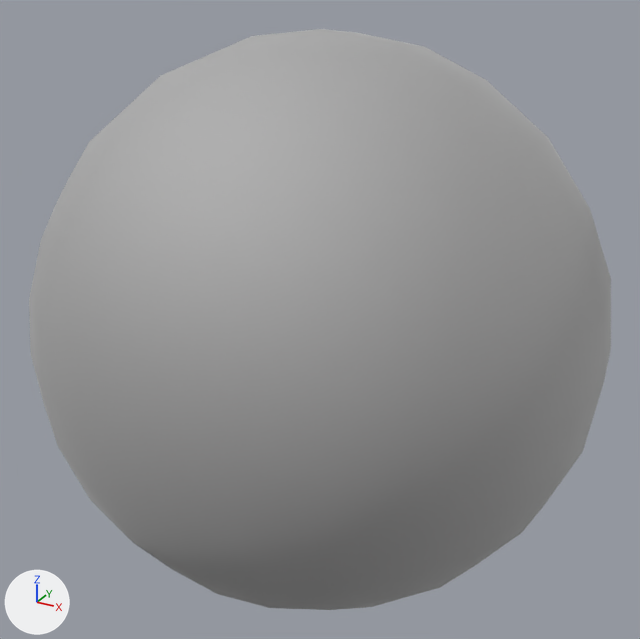
An edit to the FBX model Assets/Models/Props/TennisBall.fbx, drawn before and after from the same camera.
The view is the same before and after, from a camera (50 mm lens) standing at (0.182, -0.4591, 0.0426) and looking at (0.1352, -0.3741, 0.0001). Lighting does not change. The marker at lower left points along +X, +Y and +Z. Where no turn or scale is listed for an object, it has been applied to the vertices.

Script lines for the objects in view, before the commit:
```python
mat_tennisball = principled_material('TennisBall')
mat_tennisball.base_color = (0.588, 0.588, 0.588)  # light grey #cacaca
mat_tennisball.metallic = 1.0
mat_tennisball.roughness = 0.859
me_tennisball = bpy.data.meshes.new('TennisBall')
me_tennisball.from_pydata(...)  # 218 vertices, 432 faces; spans x -0.0332..0.0332, y -0.0332..0.0332, z -0.0332..0.0332
me_tennisball.materials.append(mat_tennisball)  # light grey #cacaca
ob_tenisball = bpy.data.objects.new('TenisBall', me_tennisball)
ob_tenisball.location = (0.1353, -0.374, 0.0)
```
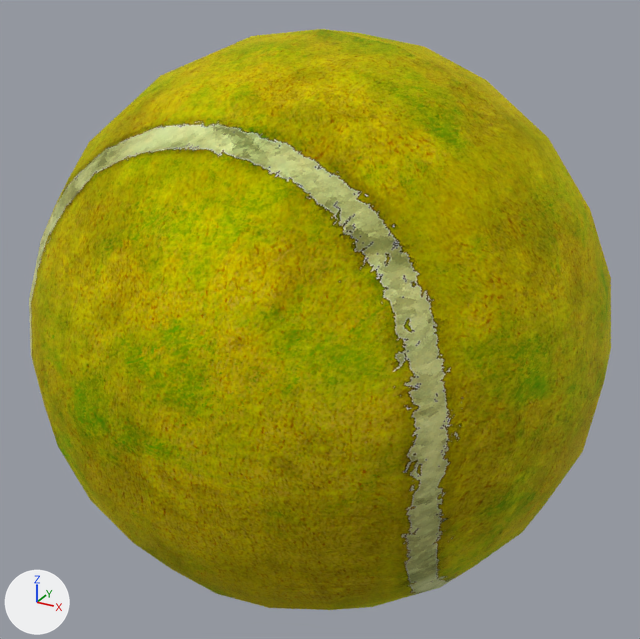
The newer file is also turned or shifted as a whole; pictures and numbers use the older file's frame.

The change, as a diff of the scene's bpy script:
```diff
--- a/Assets/Models/Props/TennisBall.fbx.py
+++ b/Assets/Models/Props/TennisBall.fbx.py
@@ img_tennisball_b_png @@
+img_tennisball_b_png = load_image('TennisBall_B.png', '../../Textures/TennisBall_B.png', 1024, 1024, 'sRGB')
@@ mat_tennisball @@
 mat_tennisball = principled_material('TennisBall')
-mat_tennisball.base_color = (0.588, 0.588, 0.588)  # light grey #cacaca
+mat_tennisball.texture = img_tennisball_b_png
 mat_tennisball.metallic = 1.0
@@ me_tennisball @@
 me_tennisball.from_pydata(...)  # 218 vertices, 432 faces; spans x -0.0332..0.0332, y -0.0332..0.0332, z -0.0332..0.0332
 # used by ob_tenisball; location = (0.1353, -0.374, 0.0)
+# me_tennisball part 1: texture (UV) coordinates of 432 of 432 faces, centred in x -0.0321..0.0321, y -0.0321..0.0321, z -0.0321..0.0321, changed; they spanned u 0.01..0.99, v 0.01..0.99 and now span u 0.01..0.99, v 0.01..1.0
 me_tennisball.materials.append(mat_tennisball)
```

Boxes (x1, y1, x2, y2) around the edits, measured in the pictures (640 x 639 px):
'TenisBall', surface changed (grey to yellow): (29, 29, 611, 610) in both
